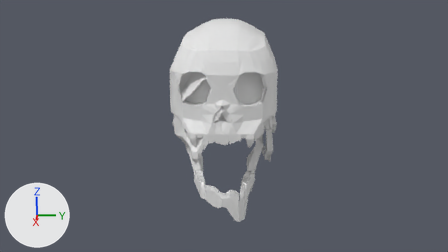
The Blender file BlenderFiles/Burdens.blend as it was, and as the next commit left it.
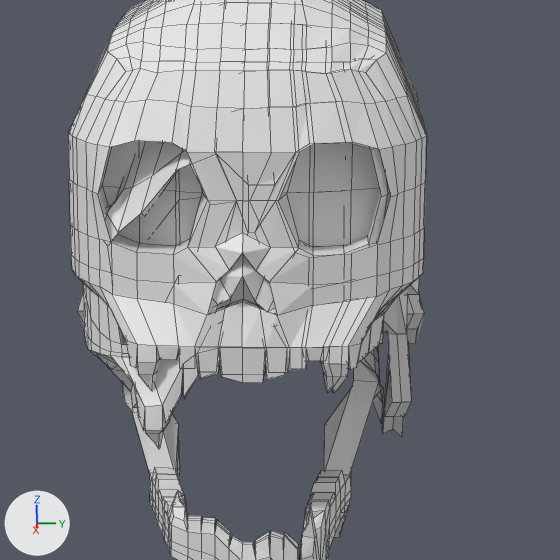
Old and new are each drawn from the file's camera 'Camera' and again close up on the part from 33% to 71% of the width and 12% to 79% of the height. Every picture has the same lights, and +X, +Y and +Z are marked at lower left. The first two pictures are the older version. The close-ups show mesh edges as thin lines. The same objects are shown in both versions, whatever each file hides.

In view in the first close-up: 'Skull', 'SkullHead'.
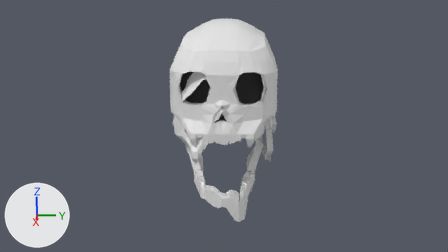
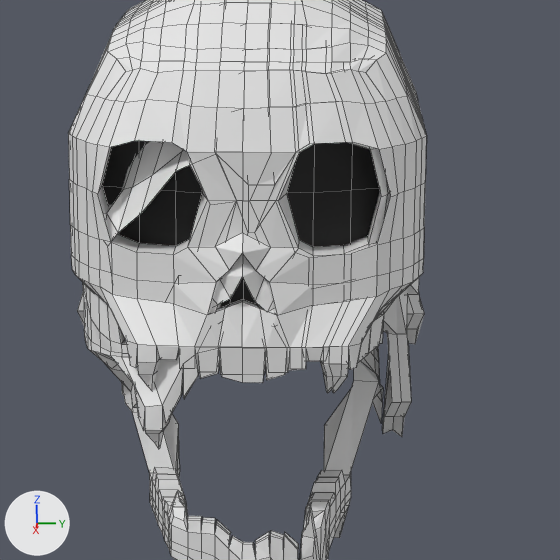
Location of each change, (x1, y1, x2, y2) in pixels of the close-ups (560 x 560 px):
part 1 of me_cube_013, recoloured (white to black): (102, 141, 380, 307) in both

Diff of the bpy script that builds the scene:
```diff
--- a/BlenderFiles/Burdens.blend.py
+++ b/BlenderFiles/Burdens.blend.py
@@ mat_m_holes @@
+mat_m_holes = principled_material('M_Holes')
+mat_m_holes.base_color = (0.0, 0.0, 0.0)  # black #000000
@@ me_cube_013 @@
 me_cube_013.from_pydata(...)  # 969 vertices, 967 faces; spans x -2.44..1.37, y -1.23..1.23, z -1.49..1.4
 # used by ob_skull; location = (-1.0, 0.0, 4.25); scale = (1.7, 1.81, 1.7)
+# me_cube_013 part 1: 86 of the faces centred in x -0.22..1.17, y -0.8..0.8, z -0.68..0.2 switch from mat_m_skull (white #e7e7e7) to mat_m_holes (black #000000)
```
